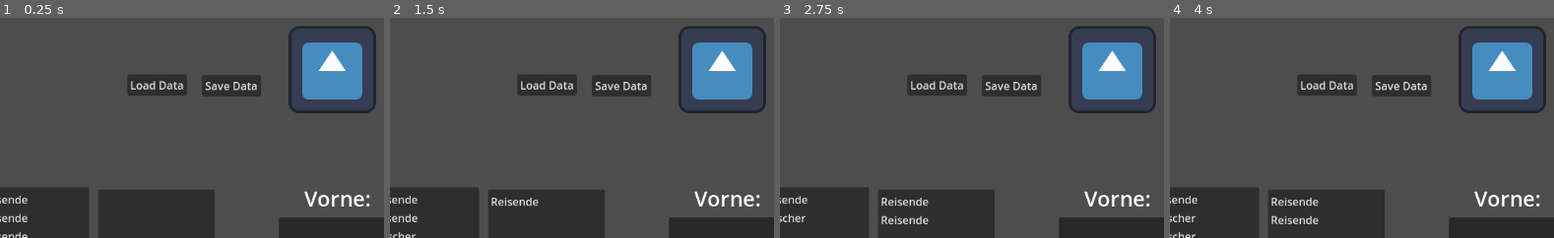
Above: before the commit, frames 1-4 (left to right).
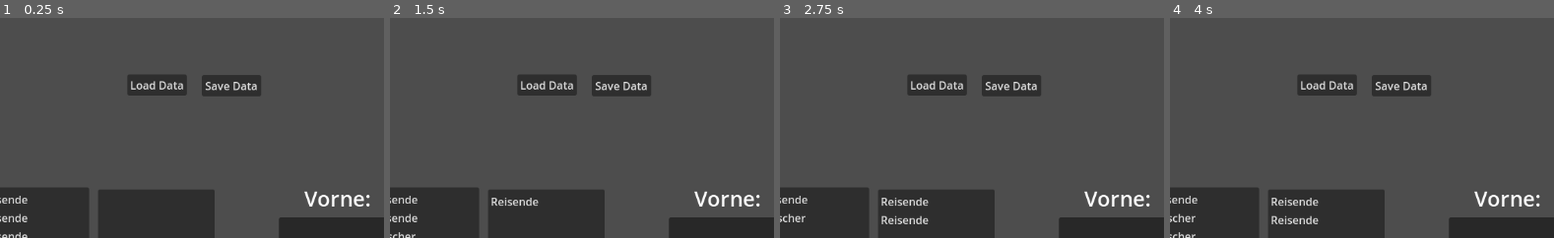
Above: after the commit, the same moments.

Repository: AdminL3/El-Dorado-Assistent
Game: Godot game, scene res://scenes/game.tscn
Two runs of this game, one before a commit and one after it. Both use one fixed random seed, a clock stepped at 60 frames per second and the inputs below. The engine's default icon, where the game draws it, is replaced by a stand-in: a white triangle on a blue panel in a dark square.
Inputs (mouse positions are % of the whole screen's width and height, from its top left):
- Up to frame 1 (0.25 s): no input
- Up to frame 2 (1.5 s): click (39, 59) at 0.52 s; type "12" at 0.6 s; click "Play" at 1.25 s
- Up to frame 3 (2.75 s): click "Play" at 2 s
- Up to frame 4 (4 s): click "Buy:" at 2.75 s; click "Draw" at 3.5 s
The pictures show only the part of the screen within x 19-69%, y 0-50%; the shares and areas given below are measured in that part.

The runs differ from the first frame. In frame 1, 5.2% of the frame differs, in the area x 75-98%, y 3-44%; in frame 2, 5.2%; in frame 3, 5.2%; in frame 4, 5.2%.

Commit message:
trying to add spacing in hbox container

Diff:
--- a/scenes/game.tscn
+++ b/scenes/game.tscn
@@ -1,7 +1,6 @@
-[gd_scene load_steps=3 format=3 uid="uid://m1y7bg1lro0b"]
+[gd_scene load_steps=2 format=3 uid="uid://m1y7bg1lro0b"]
 
 [ext_resource type="Script" path="res://scripts/manager.gd" id="1_6hv34"]
-[ext_resource type="PackedScene" uid="uid://cts7lb4irwvkn" path="res://scenes/card.tscn" id="2_qcli0"]
 
 [node name="Game" type="Node2D"]
 script = ExtResource("1_6hv34")
@@ -121,10 +120,7 @@
 offset_top = 76.0
 offset_right = 1094.0
 offset_bottom = 276.0
-
-[node name="Card" parent="HBoxContainer" instance=ExtResource("2_qcli0")]
-
-[node name="Card2" parent="HBoxContainer" instance=ExtResource("2_qcli0")]
+theme_override_constants/separation = 10
 
 [node name="Button" type="Button" parent="."]
 offset_left = 146.0
